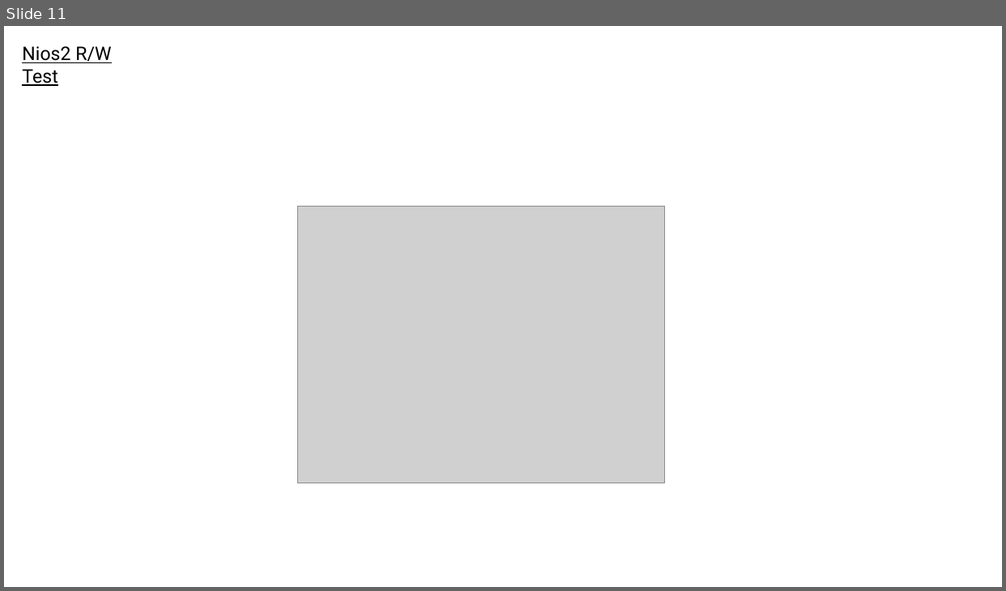
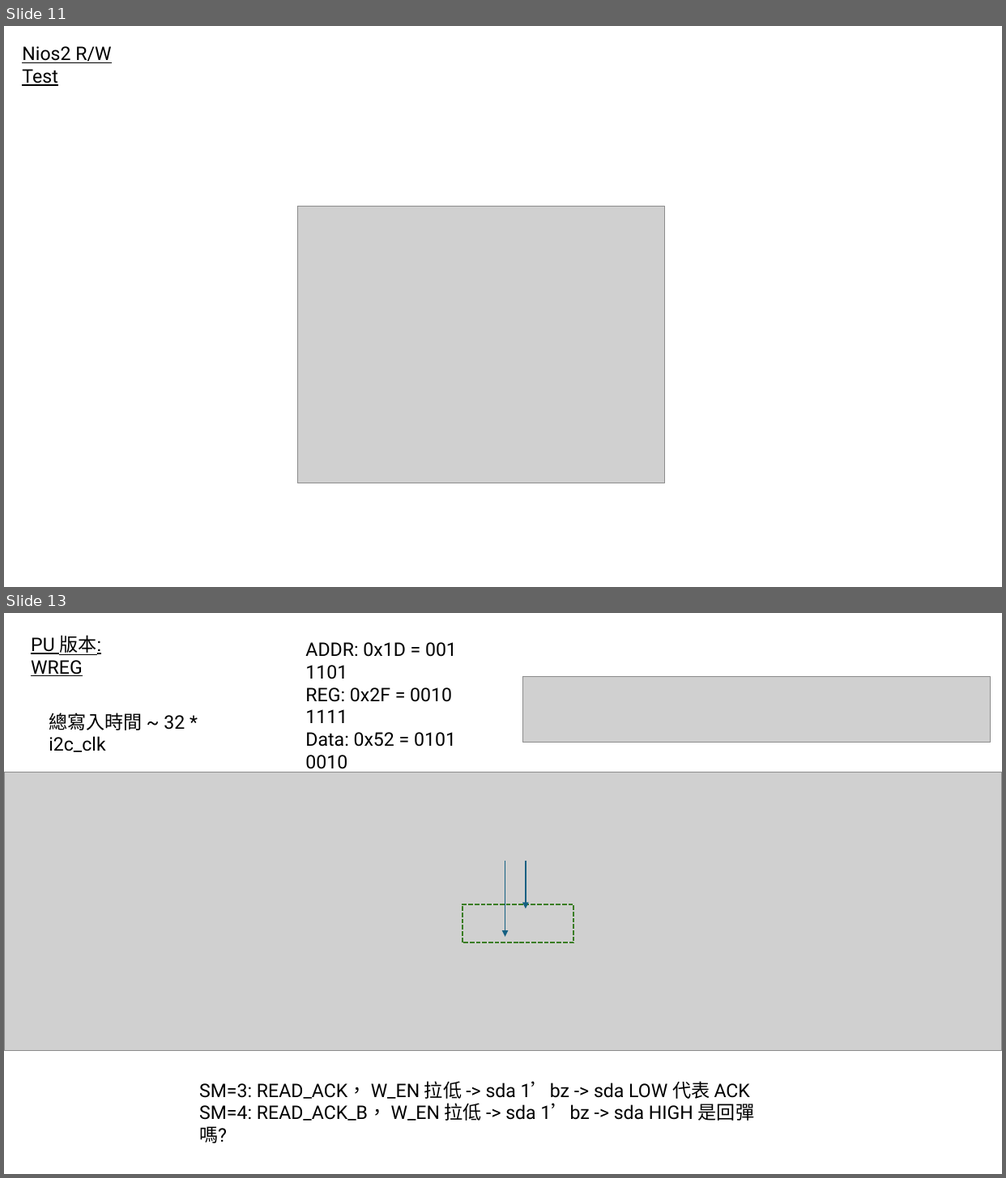
Before and after one commit to adamShiau/adamShiau_FPGA, a slide deck: intel_IP/IRIS/HW_IP/Interface/I2C/V1/I2C_ADXL357.pptx. Shown one above the other, each under a label of ours: slide 11 before the commit, slides 11 and 13 after it; the slides between them are not shown. The pictures are 1006x591 and 1006x1178 pixels, drawn with LibreOffice and Linux fonts; fonts in the diff are those of the drawing; grey boxes stand for pictures. Boxes give left, top, right and bottom in pixels: in the first picture for what was removed or moved away, otherwise in the second. Text is boxed around its words. In the diff, an @@ line names an element or a change of style, - is before the commit and + after.

```diff
--- a/intel_IP/IRIS/HW_IP/Interface/I2C/V1/I2C_ADXL357.pptx
+++ b/intel_IP/IRIS/HW_IP/Interface/I2C/V1/I2C_ADXL357.pptx
@@ slide 13 added at <box>4,613,1002,1174</box>, background #FFFFFF @@
@@ text added at <box>31,635,101,676</box>, 18 pt, text #000000, underline @@
+PU 版本:
+WREG
@@ text added at <box>305,642,457,773</box>, 18 pt, text #000000 @@
+ADDR: 0x1D = 001 1101
+REG: 0x2F = 0010 1111
+Data: 0x52 = 0101 0010
@@ picture added at <box>522,677,991,743</box> @@
@@ text added at <box>49,713,185,752</box>, 18 pt, text #000000 @@
+總寫入時間 ~ 32 * i2c_clk
@@ picture added at <box>4,773,1002,1051</box> @@
@@ arrow added from (505, 861) to (505, 937), #156082 1.5 pt @@
@@ arrow added from (526, 861) to (526, 909), #156082 1.5 pt @@
@@ rectangle added at <box>462,905,573,943</box>, outline #3B7D23 1.5 pt dashed @@
@@ text added at <box>199,1081,754,1121</box>, 18 pt, text #000000 @@
+SM=3: READ_ACK， W_EN 拉低 -> sda 1’bz -> sda LOW 代表 ACK
+SM=4: READ_ACK_B， W_EN 拉低 -> sda 1’bz -> sda HIGH 是回彈嗎?
```
Also in this commit, not shown: 11 other slides added, 6 slides removed, 20 other files.
